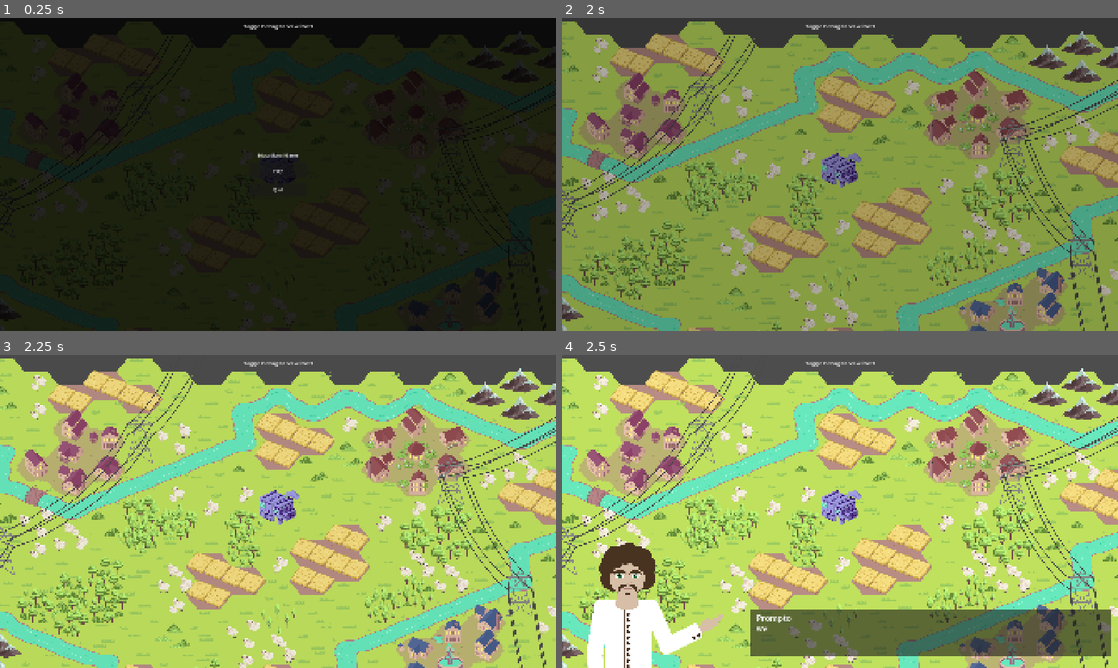
Above: before the commit, frames 1-4 (two rows, left to right).
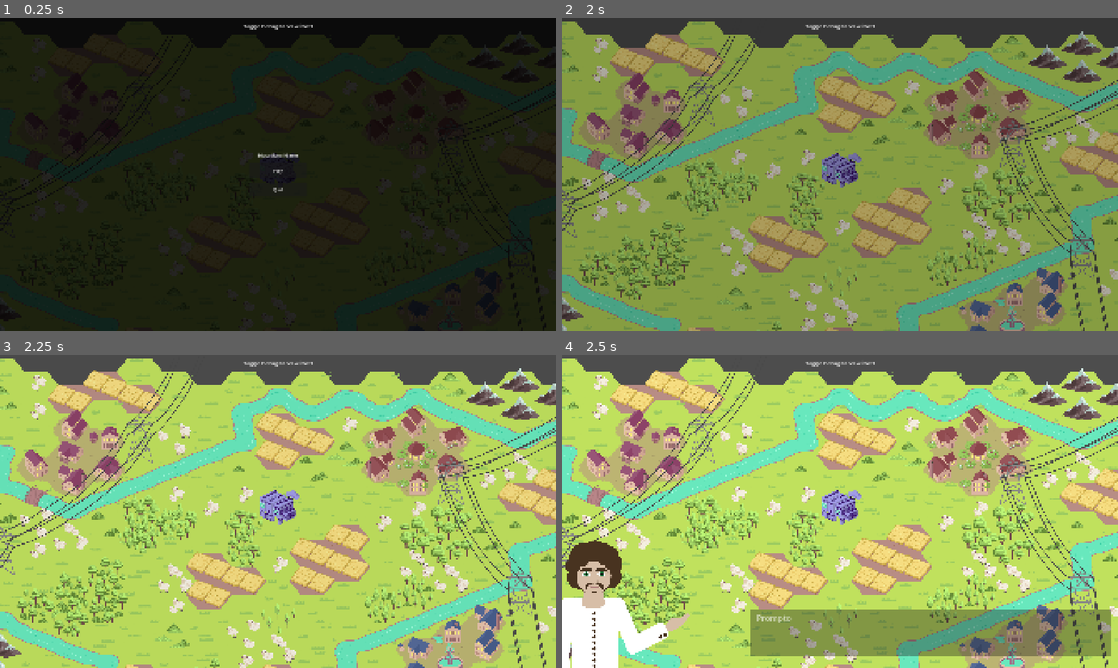
Above: after the commit, the same moments.

Repository: krishna3960/EducationTechnology
Game: Godot game, scene res://Scenes/menu.tscn
The game is run twice, just before and just after one commit, with the same random seed, the same clock (stepped at 60 frames per second) and the same inputs. The engine's default icon, where the game draws it, is replaced by a stand-in: a white triangle on a blue panel in a dark square.
Inputs (mouse positions are in pixels of both pictures, inside the frame that each line leads up to):
- Up to frame 1 (0.25 s): no input
- Up to frame 2 (2 s): click "Play" at 0.5 s; tap Enter (ui_accept) at 1.25, 1.52 s; move the mouse to (962, 158) at 1.27 s; hold D (move_right) from 1.28 s (still down); click (962, 158) at 1.42 s
- Up to frame 3 (2.25 s): release D (move_right) at 2 s; drag from (166, 527) to (250, 574) at 2.02 s
- Up to frame 4 (2.5 s): no input

Frames 1-3 are identical in both runs. In frame 4, 15% of the frame differs, in the area x 0-99%, y 59-100%.
Error in both runs: Cannot call method 'queue_free' on a null value. (res://Scripts/menu.gd:46)

Commit message:
feat: dialogue animations

Diff:
--- a/educational-game/Scripts/dialogue/dialogue_box.gd
+++ b/educational-game/Scripts/dialogue/dialogue_box.gd
@@ -8,6 +8,11 @@
 const SQUEEZE_CHARS_RANGE := Vector2i(2, 4)  # squeeze every N revealed non-silent chars
 const _SILENT_CHARS: String = " \t\n.,!?;:-—\""
 
+const _ENTER_DURATION: float = 0.35
+const _EXIT_DURATION: float = 0.25
+const _ENTER_SLIDE_OFFSET: float = -800.0
+const _POST_ENTRANCE_DELAY: float = 0.25
+
 const _DEBUG_DEFAULT_PORTRAIT: Texture2D = preload("res://icon.svg")
 const _DEBUG_DEFAULT_TEXT: String = "Bla Bla Bla Bla Bla Bla Bla Bla Bla Bla Bla Bla Bla Bla Bla"
 const _DEBUG_DEFAULT_SPEAKER: String = "Yapper"
@@ -20,6 +25,7 @@
 
 @onready var _ui: Control = $UILayer/Container
 @onready var _portrait: TextureRect = $UILayer/Container/Portrait
+@onready var _bubble: Panel = $UILayer/Container/Bubble
 @onready var _name_label: Label = $UILayer/Container/Bubble/Name
 @onready var _label: RichTextLabel = $UILayer/Container/Bubble/Label
 @onready var _dim_rect: ColorRect = $DimLayer/DimRect
@@ -32,6 +38,8 @@
 var _tween: Tween
 var _dim_tween: Tween
 var _squeeze_tween: Tween
+var _enter_tween: Tween
+var _portrait_rest_x: float = 0.0
 var _last_char_count: int = 0
 var _chars_since_squeeze: int = 0
 var _next_squeeze_at: int = 0
@@ -52,6 +60,8 @@
 	_ui.visible = false
 	_dim_rect.modulate.a = 0.0
 	_dim_rect.visible = false
+	await get_tree().process_frame
+	_portrait_rest_x = _portrait.position.x
 	if OS.is_debug_build():
 		Debug.add_separator("Dialogue")
 		Debug.add_button("Trigger Dialogue", _trigger_debug_dialogue)
@@ -74,10 +84,20 @@
 	_name_label.text = speaker
 	_label.text = text
 	_label.visible_ratio = 0.0
+
+	if _enter_tween and _enter_tween.is_valid():
+		_enter_tween.kill()
+	_portrait.position.x = _portrait_rest_x + _ENTER_SLIDE_OFFSET
+	_bubble.modulate.a = 0.0
+
 	_ui.visible = true
+	_enter_tween = create_tween().set_parallel(true)
+	_enter_tween.tween_property(_portrait, "position:x", _portrait_rest_x, _ENTER_DURATION) \
+		.set_trans(Tween.TRANS_QUAD).set_ease(Tween.EASE_OUT)
+	_enter_tween.tween_property(_bubble, "modulate:a", 1.0, _ENTER_DURATION)
 	_active = true
-	_typing = true
-	_auto_close = opts.auto_close
+	_typing = false
+	_auto_close = false
 
 	_ts_started = Time.get_unix_time_from_system()
 	_ts_skipped = null
@@ -100,6 +120,13 @@
 	)
 	_portrait.scale = Vector2.ONE
 
+	# Wait for some time after the animation before starting to speak
+	await get_tree().create_timer(_ENTER_DURATION + _POST_ENTRANCE_DELAY).timeout
+	if not _active:
+		return
+
+	_typing = true
+	_auto_close = opts.auto_close
 	var duration: float = float(text.length()) / maxf(opts.chars_per_sec, 1.0)
 	_tween = create_tween()
 	_tween.tween_method(_on_typewriter_progress, 0.0, 1.0, duration)
@@ -143,11 +170,20 @@
 	on_typewriter_done.emit()
 
 func _close() -> void:
-	_ui.visible = false
-	_fade_dim(0.0)
+	if not _active:
+		return
 	_active = false
 	_auto_close = true
 	_stop_squeeze()
+	if _enter_tween and _enter_tween.is_valid():
+		_enter_tween.kill()
+	_fade_dim(0.0)
+	_enter_tween = create_tween().set_parallel(true)
+	_enter_tween.tween_property(_portrait, "position:x", _portrait_rest_x + _ENTER_SLIDE_OFFSET, _EXIT_DURATION) \
+		.set_trans(Tween.TRANS_QUAD).set_ease(Tween.EASE_IN)
+	_enter_tween.tween_property(_bubble, "modulate:a", 0.0, _EXIT_DURATION)
+	await _enter_tween.finished
+	_ui.visible = false
 	var ts_closed: float = Time.get_unix_time_from_system()
 	var entry := Metrics.DialogueEntry.new()
 	entry.speaker = _current_speaker
